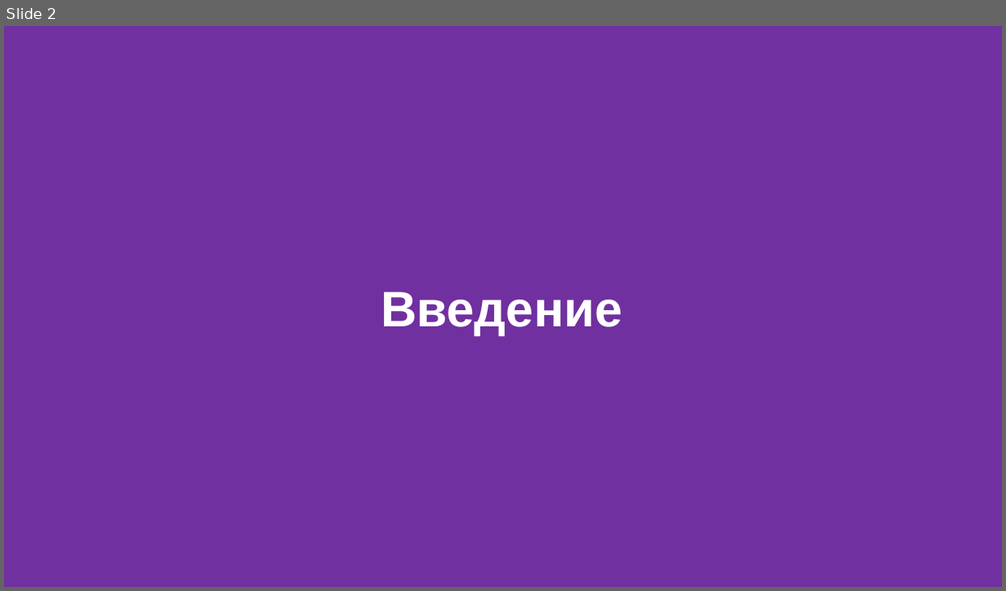
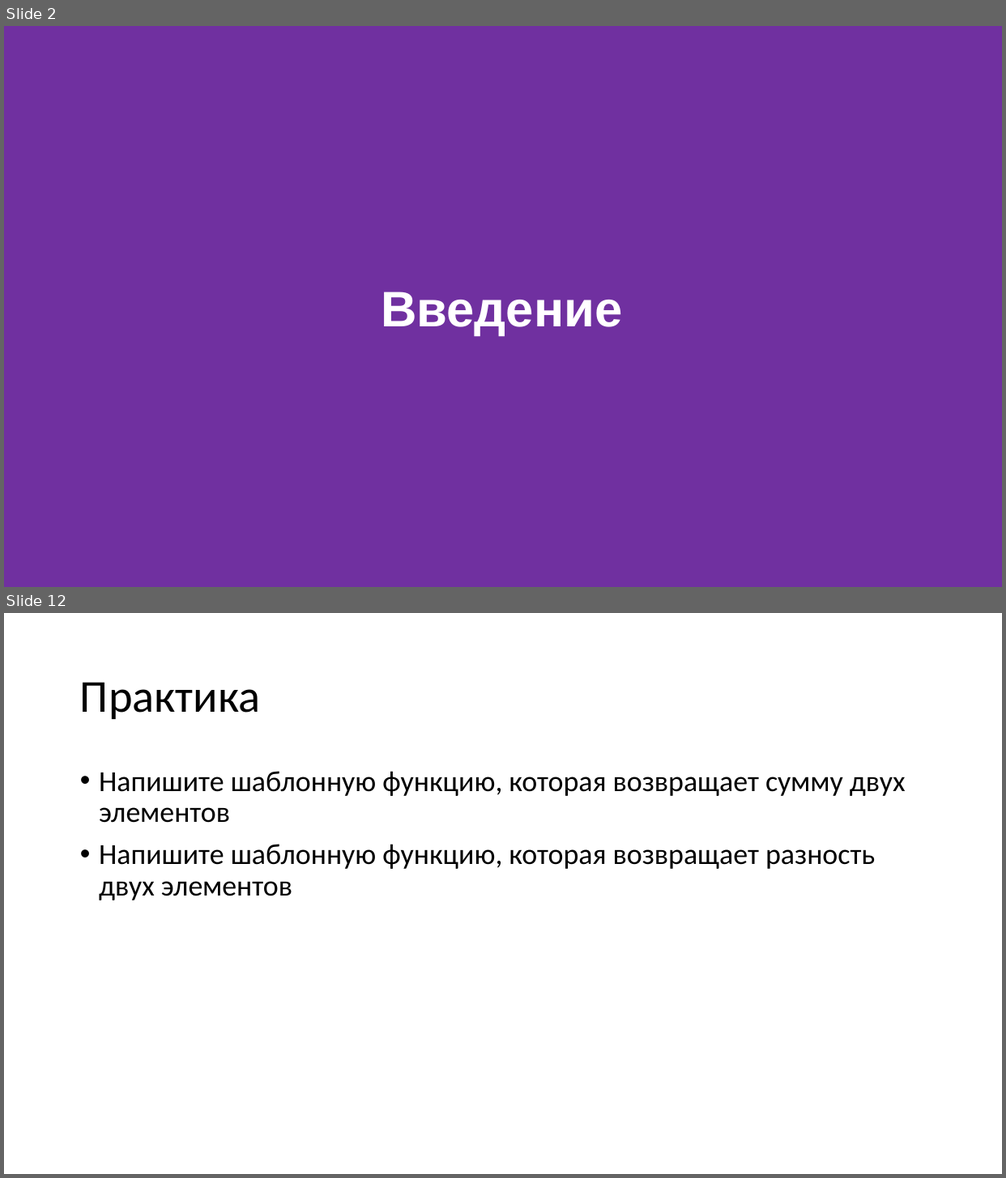
Before and after one commit to FloyzenCode/cpp-lectures, a slide deck: lecture6/lecture6.pptx. Shown one above the other, each under a label of ours: slide 2 before the commit, slides 2 and 12 after it; the slides between them are not shown. The pictures are 1006x591 and 1006x1178 pixels, drawn with LibreOffice and Linux fonts; fonts in the diff are those of the drawing. Boxes give left, top, right and bottom in pixels: in the first picture for what was removed or moved away, otherwise in the second. Text is boxed around its words. In the diff, an @@ line names an element or a change of style, - is before the commit and + after.

```diff
--- a/lecture6/lecture6.pptx
+++ b/lecture6/lecture6.pptx
@@ slide 12 added at <box>4,613,1002,1174</box>, background #FFFFFF @@
@@ title added at <box>80,682,261,719</box>, 44 pt, text #000000 @@
+Практика
@@ text added at <box>99,771,906,901</box>, 28 pt, text #000000 @@
+• Напишите шаблонную функцию, которая возвращает сумму двух элементов
+• Напишите шаблонную функцию, которая возвращает разность двух элементов
```
Also in this commit, not shown: 42 other slides added, 17 other files.
